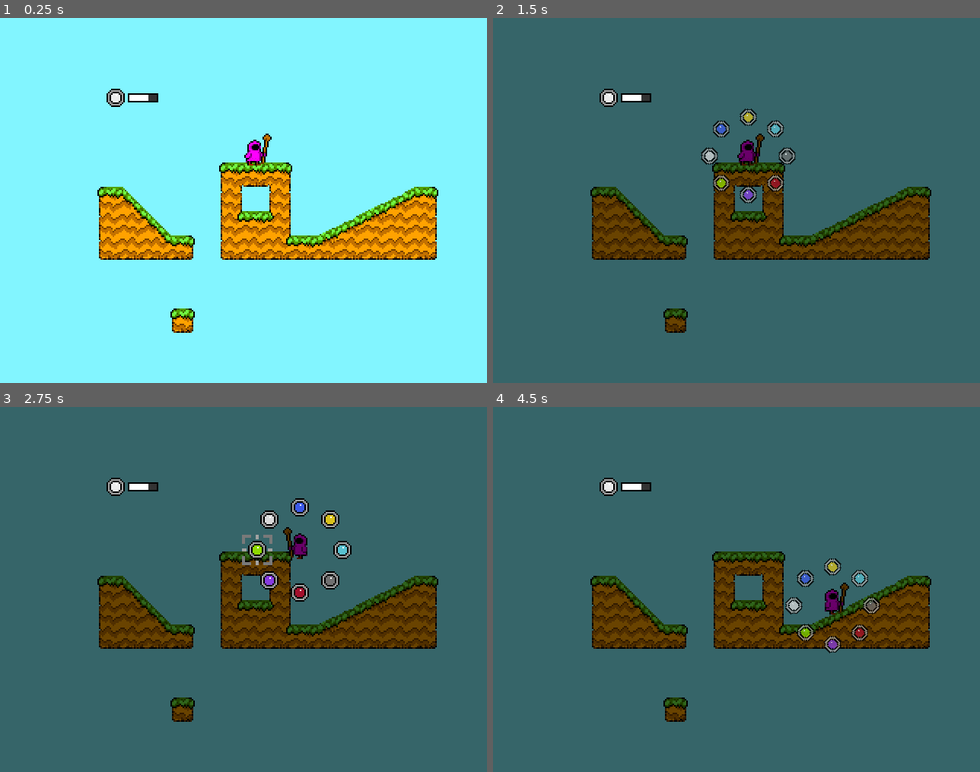
Above: before the commit, frames 1-4 (two rows, left to right).
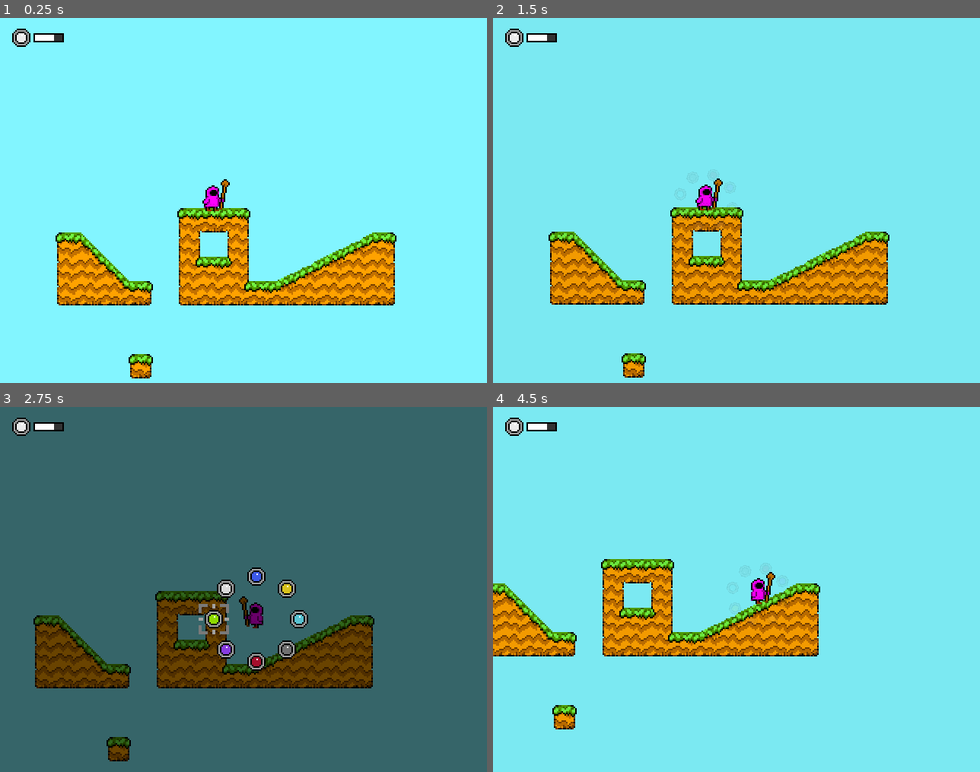
Above: after the commit, the same moments.

Repository: bitspittle/godot-elementalist
Game: Godot game, scene res://world/World.tscn
The game is run twice, just before and just after one commit, with the same random seed, the same clock (stepped at 60 frames per second) and the same inputs.
Inputs:
- Up to frame 1 (0.25 s): no input
- Up to frame 2 (1.5 s): hold Shift (player_cast) 0.53-1.28 s; hold Right (player_right) from 0.53 s (still down); tap Space (player_jump) at 0.77 s; tap Enter at 1.25 s; tap Shift (player_cast) at 1.35 s
- Up to frame 3 (2.75 s): tap Space (player_jump) at 1.52 s; release Right (player_right) at 2.03 s; hold Left (player_left) from 2.03 s (still down); hold Shift (player_cast) from 2.03 s (still down)
- Up to frame 4 (4.5 s): tap Space (player_jump) at 2.75, 3.02, 3.77 s; release Left (player_left) at 2.78 s; release Shift (player_cast) at 2.78 s; hold Right (player_right) 2.78-4.28 s; tap Shift (player_cast) at 2.85, 4.35 s; hold Shift (player_cast) 3.53-4.28 s; tap Enter at 4.25 s; hold Left (player_left) from 4.28 s (still down)

The runs differ from the first frame. In frame 1, 20% of the frame differs, in the area x 2-90%, y 2-99%; in frame 2, 100%, in the area x 0-100%, y 0-100%; in frame 3, 21%; in frame 4, 100%.

Commit message:
Added camera and gem wheel tweaks

Diff:
--- a/mana/GemCharge.tscn
+++ b/mana/GemCharge.tscn
@@ -15,3 +15,6 @@
 margin_top = -3.0
 margin_right = 28.0
 margin_bottom = 3.0
+fill_color = Color( 1, 1, 1, 1 )
+empty_color = Color( 0.2, 0.2, 0.2, 1 )
+border_width = 1
--- a/mana/GemWheel.gd
+++ b/mana/GemWheel.gd
@@ -6,9 +6,9 @@
 
 enum State {
 	HIDDEN,
-	SHOWING,
+	ANIMATING_IN,
 	SHOWN,
-	HIDING
+	ANIMATING_OUT,
 }
 
 var _state = State.HIDDEN
@@ -36,13 +36,14 @@
 	_gemNW.color = GameColors.LIFE
 
 func _process(_delta):
-	if Input.is_action_just_pressed("player_cast"):
+	if _state == State.HIDDEN && Input.is_action_just_pressed("player_cast"):
 		get_tree().paused = true
-		_state = State.SHOWING
+		_cursor_pos = Vector2.ZERO
+		_state = State.ANIMATING_IN
 		_anim.play("in")
 
-	elif Input.is_action_just_released("player_cast"):
-		_state = State.HIDING
+	elif _state == State.SHOWN && not Input.is_action_pressed("player_cast"):
+		_state = State.ANIMATING_OUT
 		_anim.play_backwards("in")
 		_anim.queue("hide") # No-op but used as a signal to unpause
 
@@ -62,10 +63,9 @@
 
 func _on_AnimationPlayer_animation_finished(anim_name):
 	if anim_name == "in": # Could be from playing forwards OR backwards...
-		if _state == State.SHOWING:
+		if _state == State.ANIMATING_IN:
 			_state = State.SHOWN
 
 	elif anim_name == "hide":
 		get_tree().paused = false
 		_state = State.HIDDEN
-		_cursor_pos = Vector2.ZERO
--- a/mana/GemWheel.tscn
+++ b/mana/GemWheel.tscn
@@ -4,24 +4,23 @@
 [ext_resource path="res://mana/GemWheel.gd" type="Script" id=2]
 [ext_resource path="res://assets/images/gem-select.png" type="Texture" id=3]
 
-[sub_resource type="AtlasTexture" id=3]
+[sub_resource type="AtlasTexture" id=1]
 atlas = ExtResource( 3 )
 region = Rect2( 0, 0, 22, 22 )
 
-[sub_resource type="AtlasTexture" id=4]
+[sub_resource type="AtlasTexture" id=2]
 atlas = ExtResource( 3 )
 region = Rect2( 22, 0, 22, 22 )
 
-[sub_resource type="SpriteFrames" id=5]
+[sub_resource type="SpriteFrames" id=3]
 animations = [ {
-"frames": [ SubResource( 3 ), SubResource( 4 ) ],
+"frames": [ SubResource( 1 ), SubResource( 2 ) ],
 "loop": true,
 "name": "pulse",
 "speed": 2.0
 } ]
 
-[sub_resource type="Animation" id=1]
-resource_name = "hide"
+[sub_resource type="Animation" id=4]
 length = 0.001
 tracks/0/type = "value"
 tracks/0/path = NodePath("Pivot:modulate")
@@ -60,7 +59,7 @@
 "values": [ false ]
 }
 
-[sub_resource type="Animation" id=2]
+[sub_resource type="Animation" id=5]
 tracks/0/type = "value"
 tracks/0/path = NodePath("Pivot:rotation_degrees")
 tracks/0/interp = 1
@@ -118,7 +117,7 @@
 tracks/4/keys = {
 "times": PoolRealArray( 0, 1 ),
 "transitions": PoolRealArray( 1, 1 ),
-"update": 1,
+"update": 0,
 "values": [ Color( 0, 0, 0, 0 ), Color( 0, 0, 0, 0.588235 ) ]
 }
 tracks/5/type = "value"
@@ -153,9 +152,9 @@
 }
 
 [node name="Pivot" type="Position2D" parent="."]
-modulate = Color( 1, 1, 1, 0.9 )
-rotation = 5.96903
-scale = Vector2( 0.96, 0.96 )
+modulate = Color( 1, 1, 1, 0 )
+rotation = 3.14159
+scale = Vector2( 0.6, 0.6 )
 
 [node name="GemN" parent="Pivot" instance=ExtResource( 1 )]
 position = Vector2( 0, -28 )
@@ -183,12 +182,12 @@
 
 [node name="Cursor" type="AnimatedSprite" parent="."]
 visible = false
-frames = SubResource( 5 )
+frames = SubResource( 3 )
 animation = "pulse"
 playing = true
 
 [node name="AnimationPlayer" type="AnimationPlayer" parent="."]
 playback_speed = 5.0
-anims/hide = SubResource( 1 )
-anims/in = SubResource( 2 )
+anims/hide = SubResource( 4 )
+anims/in = SubResource( 5 )
 [connection signal="animation_finished" from="AnimationPlayer" to="." method="_on_AnimationPlayer_animation_finished"]
--- a/player/Player.tscn
+++ b/player/Player.tscn
@@ -125,6 +125,14 @@
 position = Vector2( 0, -10 )
 texture = ExtResource( 1 )
 hframes = 5
+frame = 4
+
+[node name="Camera2D" type="Camera2D" parent="Pivot"]
+position = Vector2( 20, 0 )
+current = true
+smoothing_enabled = true
+smoothing_speed = 2.0
+editor_draw_drag_margin = true
 
 [node name="JumpTimer" type="Timer" parent="."]
 wait_time = 0.35
--- a/world/World.tscn
+++ b/world/World.tscn
@@ -16,8 +16,10 @@
 tile_data = PoolIntArray( 393225, 0, 131078, 393226, 0, 196609, 393227, 0, 131079, 458756, 0, 0, 458757, 1, 4, 458761,  …(513 unchanged characters)…
 
 [node name="Player" parent="." instance=ExtResource( 2 )]
-position = Vector2( 167.591, 89.2396 )
+position = Vector2( 167.505, 89.2396 )
 
-[node name="GemCharge" parent="." instance=ExtResource( 3 )]
-position = Vector2( 76.1081, 52.4346 )
+[node name="UI" type="CanvasLayer" parent="."]
+
+[node name="GemCharge" parent="UI" instance=ExtResource( 3 )]
+position = Vector2( 14.0558, 12.7538 )
 z_index = 20
